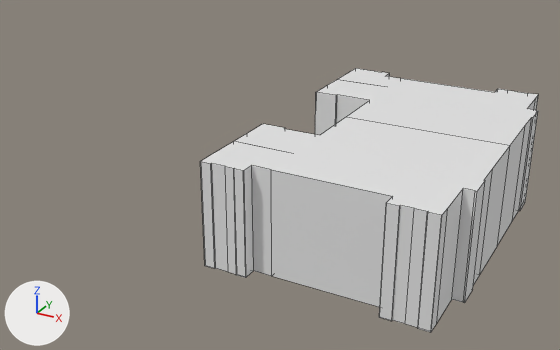
Renders of the Blender file planet-psu-v1.blend from each side of a commit.
The view is the same before and after, from a camera (50 mm lens) standing at (101.4, -166.7, 67.7) and looking at (10.5, -1.4, -15.0). The axes (+X, +Y, +Z) are drawn at lower left. The lights are the same throughout. Mesh edges are drawn as thin lines.

The older version as bpy lines, for what is in view:
```python
me_plane_001 = bpy.data.meshes.new('Plane.001')
me_plane_001.from_pydata(...)  # 98 vertices, 69 faces; spans x -21.0..21.3, y 0.0..31.1, z 0.0..19.4
ob_plane_001 = bpy.data.objects.new('Plane.001', me_plane_001)
ob_plane_001.location = (55.4, -40.4, 0.0)
_m = ob_plane_001.modifiers.new('Mirror', 'MIRROR')
_m.use_axis = (False, True, False)
_m.use_clip = True
```
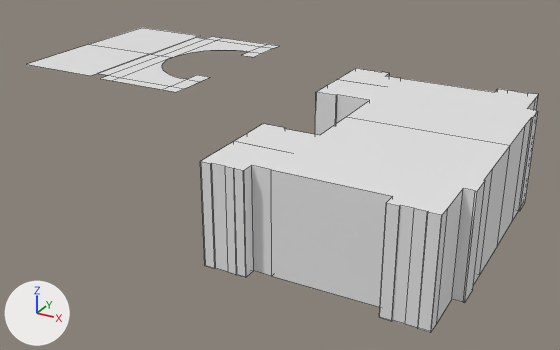
Commit message: added millar library ground plain

What changed in the scene script:
```text
Add me_plane_002:
    me_plane_002.from_pydata(...)  # 41 vertices, 12 faces; spans x -20.2..41.0, y 0.0..31.3, z 0.0
Add ob_millarlibrary:
    ob_millarlibrary = bpy.data.objects.new('millarLibrary', me_plane_002)
    ob_millarlibrary.location = (-71.6, 41.6, -1.7)
    _m = ob_millarlibrary.modifiers.new('Mirror', 'MIRROR')
    _m.use_axis = (False, True, False)
    _m.use_clip = True
```

What differs and where, as boxes [x1, y1, x2, y2] in the pictures (560 x 350 px):
'millarLibrary', added: after [27, 28, 278, 92]
